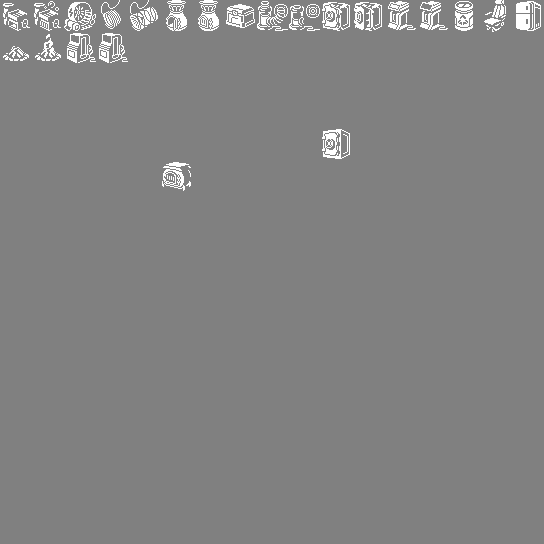
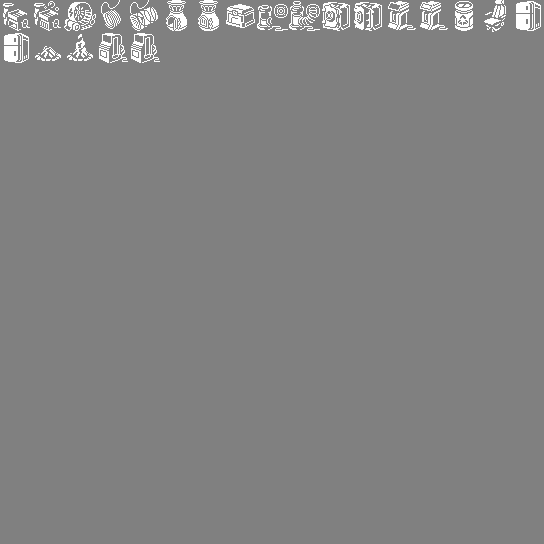
Before/after of a (544, 544) layered artwork. What changed in the layer stack:
hid "图层 28" over [322, 129, 350, 159]
hid "图层 25" over [162, 162, 191, 191]
added layer "8" above "9" over [260, 4, 285, 25]
added layer "9" above "10" over [292, 1, 317, 25]
added layer "12" above "13" over [390, 4, 399, 9]
added layer "13" above "14" over [422, 4, 431, 9]
added layer "17" above "18" over [4, 33, 29, 63]
added layer "18" above "19" over [44, 46, 54, 54]
added layer "19" above "20" over [67, 34, 93, 61]
renamed "图层 24" to "21", painted on it over [3, 1, 431, 63]
